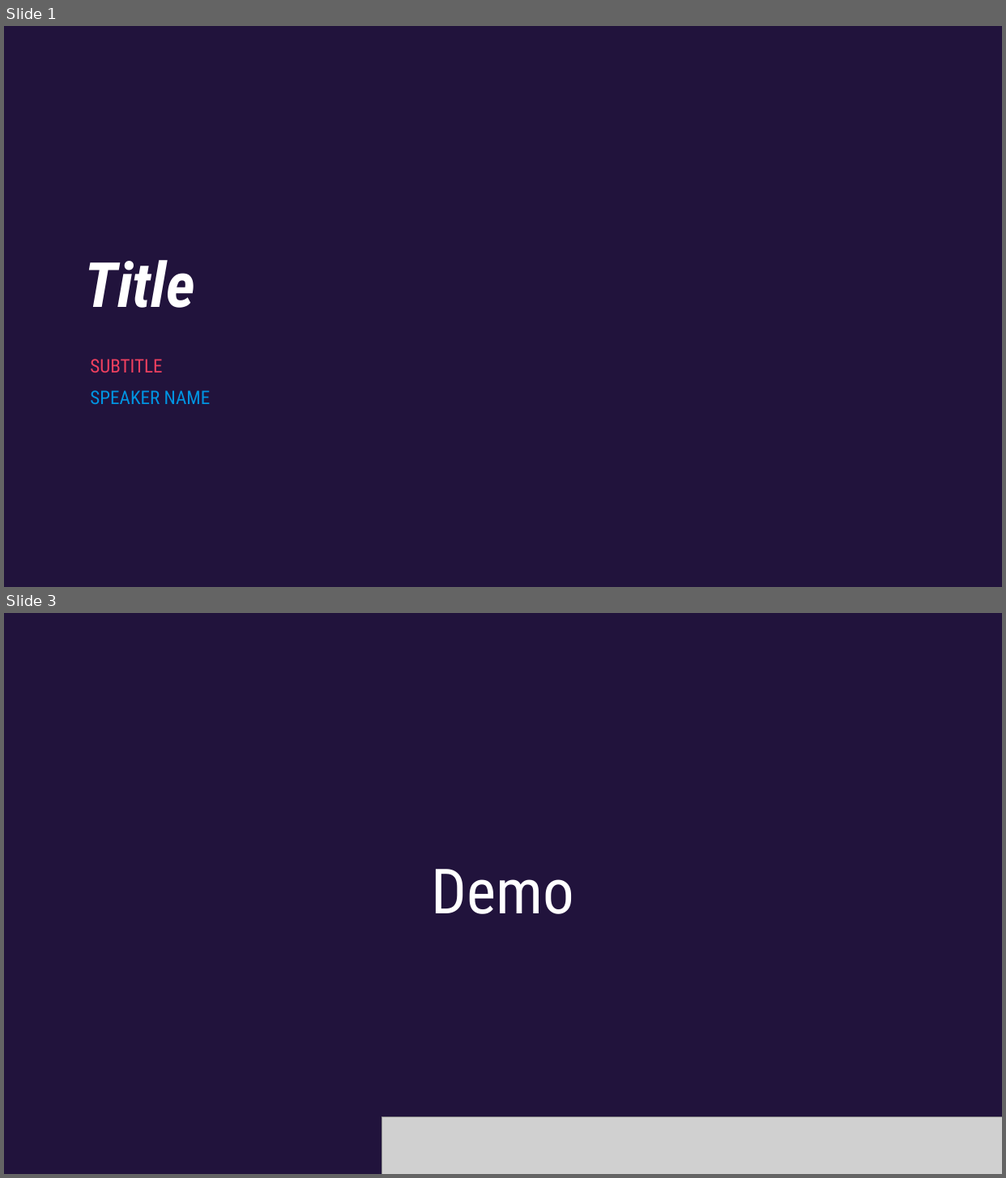
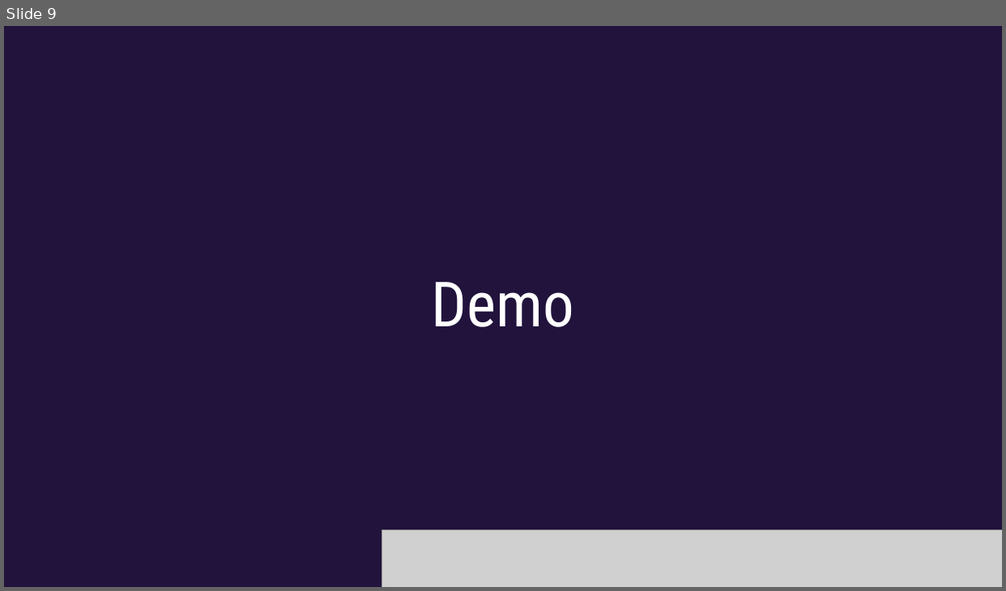
Before and after one commit to dsmith14w/VeeamBackupMP, a slide deck: SCOMathon 2024 PowerPoint Template D Smith Example.pptx. Shown one above the other, each under a label of ours: slides 1 and 3 before the commit, slide 9 after it; the slides between them are not shown. The pictures are 1006x1178 and 1006x591 pixels, drawn with LibreOffice and Linux fonts; fonts in the diff are those of the drawing; grey boxes stand for pictures; background and template pictures are left out. Boxes give left, top, right and bottom in pixels: in the first picture for what was removed or moved away, otherwise in the second. Text is boxed around its words. In the diff, an @@ line names an element or a change of style, - is before the commit and + after.

```diff
--- a/SCOMathon 2024 PowerPoint Template D Smith Example.pptx
+++ b/SCOMathon 2024 PowerPoint Template D Smith Example.pptx
@@ slide 1 removed at (4, 26, 1002, 587), background #21133C @@
@@ text removed at (85, 260, 196, 308) @@
-Title
@@ text removed at (90, 359, 162, 373) @@
-SUBTITLE
@@ text removed at (90, 390, 211, 404) @@
-SPEAKER NAME
@@ what was slide 3 is now slide 9 @@
```
Also in this commit, not shown: 9 slides added, 2 other slides removed.
